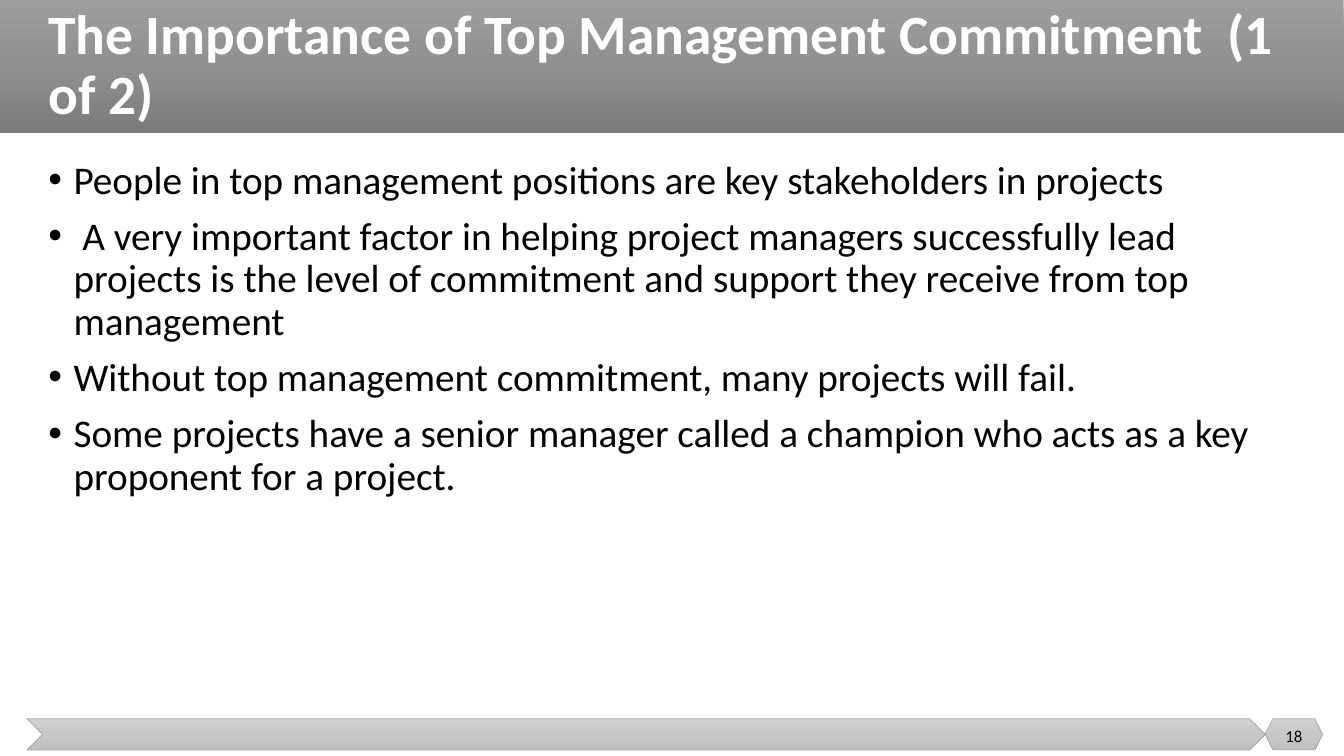
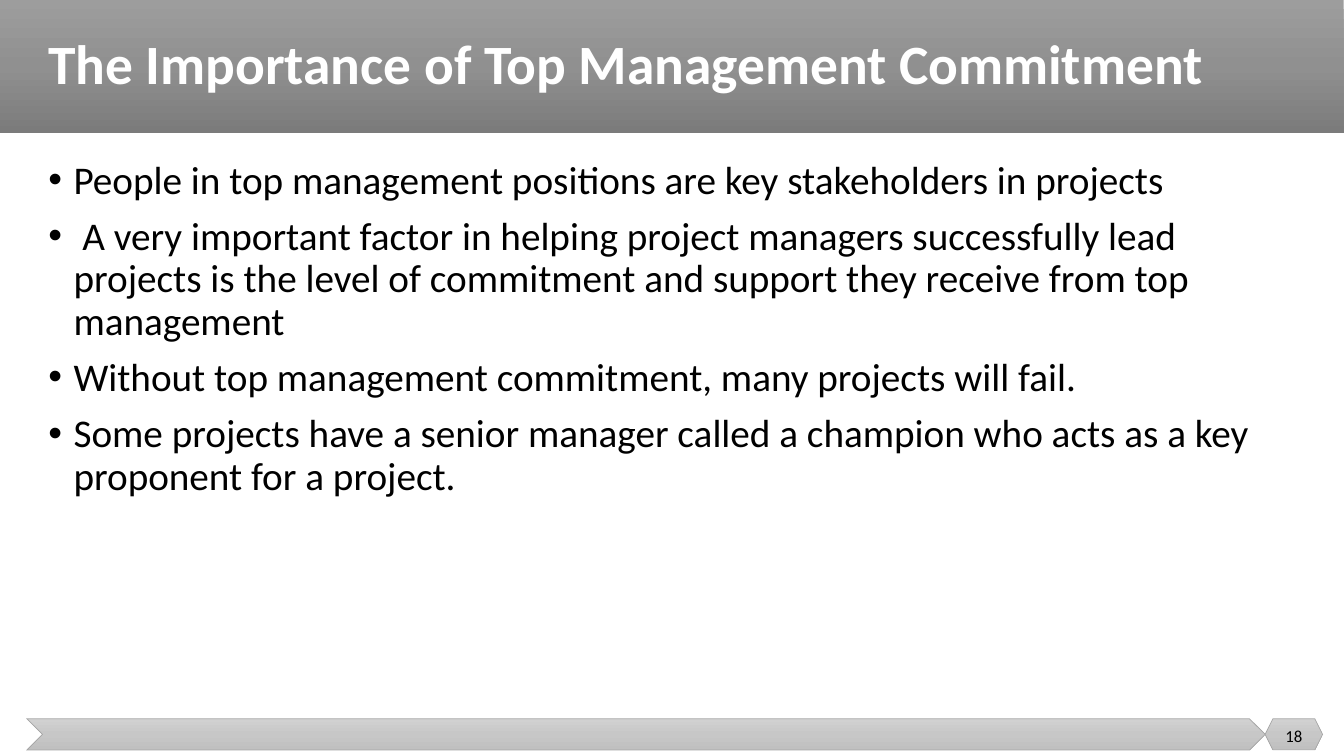
Before and after one commit to malenezi/malenezi, a slide deck: slide 18 of SE423/Lectures/2-SE Context/Project Management and SE Context.pptx. Drawn at 1344x756 pixels with LibreOffice and Linux fonts; fonts in the diff are those of the drawing. Boxes give left, top, right and bottom in pixels: in the first picture for what was removed or moved away, otherwise in the second. Text is boxed around its words. In the diff, an @@ line names an element or a change of style, - is before the commit and + after.

```diff
--- a/SE423/Lectures/2-SE Context/Project Management and SE Context.pptx
+++ b/SE423/Lectures/2-SE Context/Project Management and SE Context.pptx
@@ title at (x1=48, y1=45, x2=1202, y2=93): text changed @@
-The Importance of Top Management Commitment (1 of 2)
+The Importance of Top Management Commitment
```
Also in this commit, not shown: 9 other slides changed, 3 other files.
